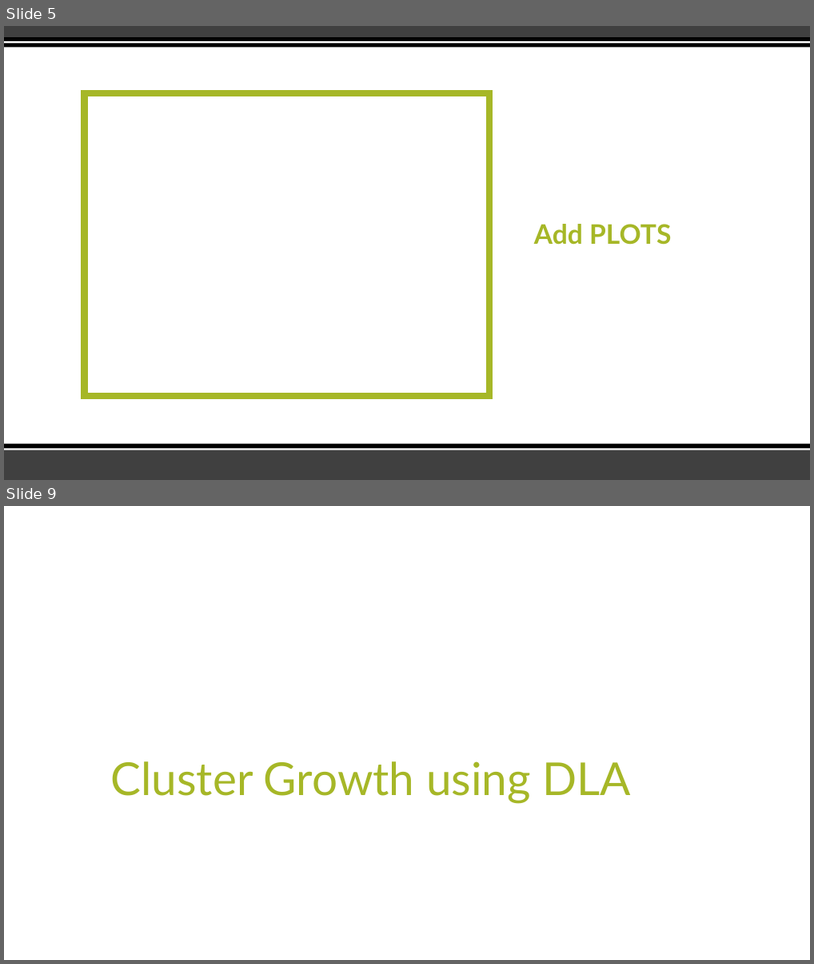
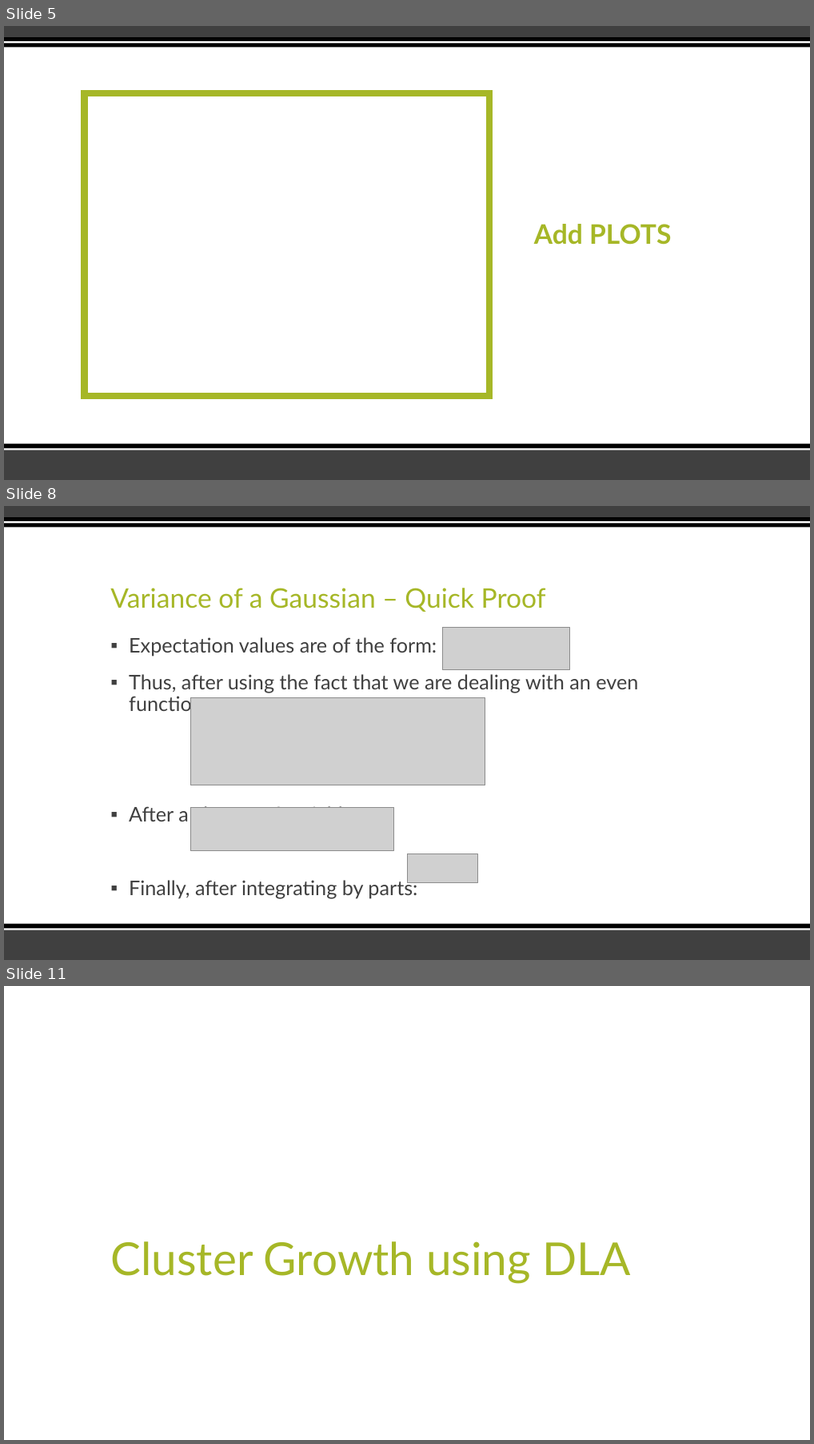
Before and after one commit to tahoeschrader/PHYS566_group4_project-1a_walk-diffusion-cluster, a slide deck: Presentation.pptx. Shown one above the other, each under a label of ours: slides 5 and 9 before the commit, slides 5, 8 and 11 after it; the slides between them are not shown. The pictures are 814x964 and 814x1444 pixels, drawn with LibreOffice and Linux fonts; fonts in the diff are those of the drawing; grey boxes stand for pictures. Boxes give left, top, right and bottom in pixels: in the first picture for what was removed or moved away, otherwise in the second. Text is boxed around its words. In the diff, an @@ line names an element or a change of style, - is before the commit and + after.

```diff
--- a/Presentation.pptx
+++ b/Presentation.pptx
@@ slide 8 added at box(4, 506, 810, 960), background #FFFFFF; not listed: 6 template elements that a slide beside it also shows @@
@@ title added at box(110, 588, 546, 612), 32 pt, text #A6B727 @@
+Variance of a Gaussian – Quick Proof
@@ text added at box(129, 637, 638, 899), 24 pt, text #404040 @@
+▪ Expectation values are of the form:
+▪ Thus, after using the fact that we are dealing with an even function
+▪ After a change of variable
+▪ Finally, after integrating by parts:
@@ picture added at box(442, 627, 570, 669) @@
@@ picture added at box(190, 698, 486, 785) @@
@@ picture added at box(190, 808, 394, 851) @@
@@ picture added at box(407, 854, 478, 882) @@
@@ what was slide 9 is now slide 11 @@
```
Also in this commit, not shown: 1 slide changed, 3 other slides added, 2 slides removed.
